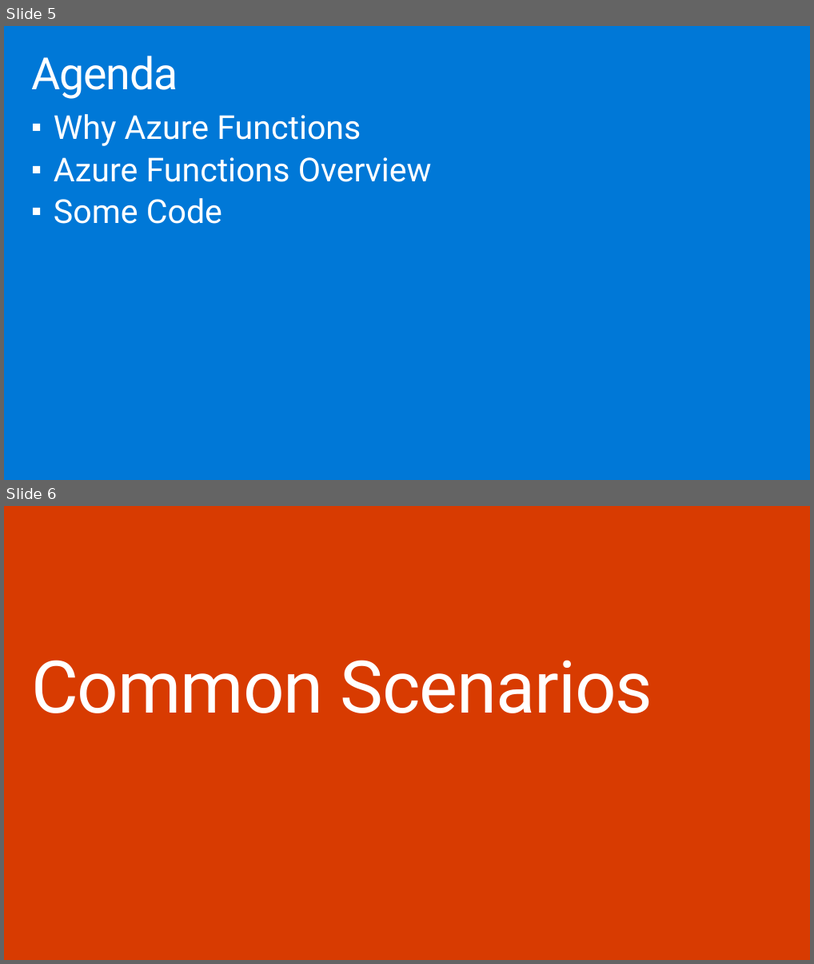
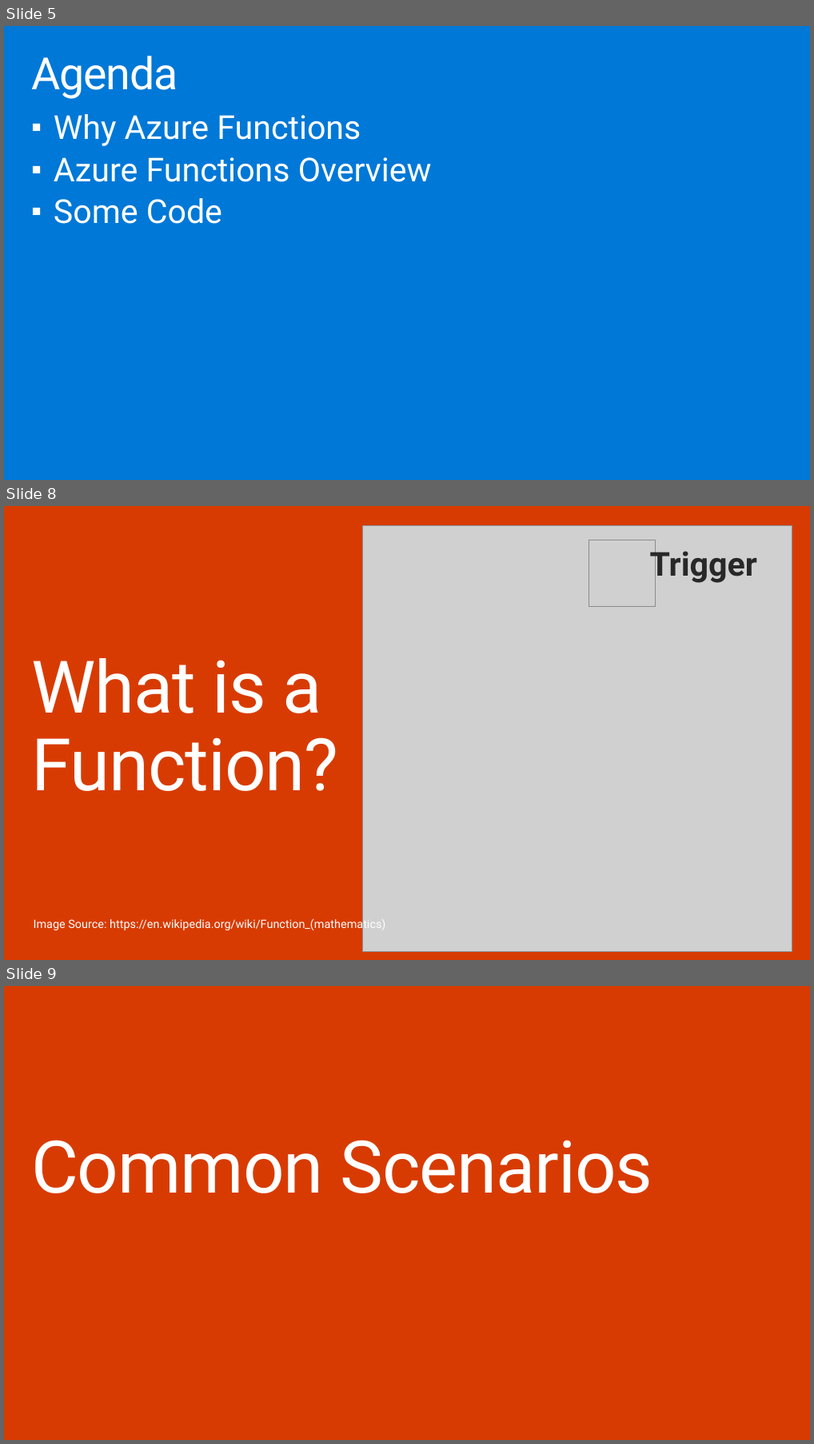
Before and after one commit to shawnweisfeld/20160726_AzureFunctions, a slide deck: AzureFunctions.pptx. Shown one above the other, each under a label of ours: slides 5 and 6 before the commit, slides 5, 8 and 9 after it; the slides between them are not shown. The pictures are 814x964 and 814x1444 pixels, drawn with LibreOffice and Linux fonts; fonts in the diff are those of the drawing; grey boxes stand for pictures; background and template pictures are left out. Boxes give left, top, right and bottom in pixels: in the first picture for what was removed or moved away, otherwise in the second. Text is boxed around its words. In the diff, an @@ line names an element or a change of style, - is before the commit and + after.

```diff
--- a/AzureFunctions.pptx
+++ b/AzureFunctions.pptx
@@ slide 8 added at [4, 506, 810, 960], background #D83B01 @@
@@ picture added at [362, 525, 793, 951] @@
@@ picture added at [590, 540, 656, 606] @@
@@ text added at [650, 545, 758, 584], 40 pt, text #282828, bold @@
+Trigger
@@ title added at [31, 658, 338, 791], 88 pt, text #FFFFFF @@
+What is a
+Function?
@@ text added at [34, 916, 386, 931], 14 pt, text #FFFFFF @@
+Image Source: https://en.wikipedia.org/wiki/Function_(mathematics)
@@ what was slide 6 is now slide 9 @@
```
Also in this commit, not shown: 2 slides changed, 3 other slides added, 1 other file.
